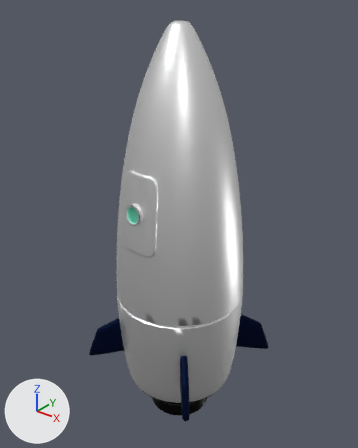
The glTF model public/scenes3d/rocket/rocket.glb as it was, and as the next commit left it.
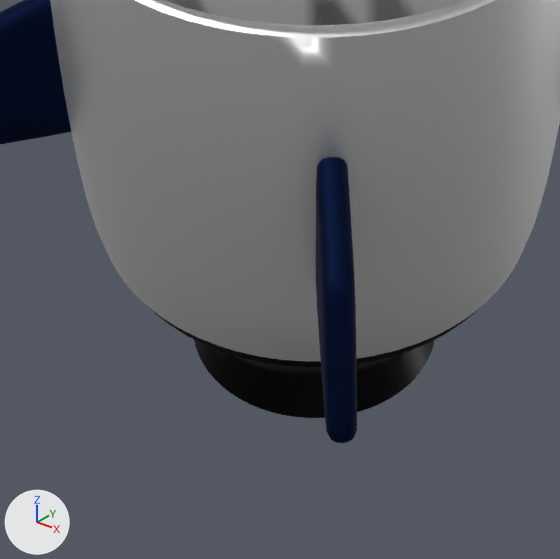
Each version is shown whole from a 50 mm lens placed at (3.56, -4.47, 4.24), pointed at (-0.09, 0.09, 1.42), then close up on the part from 30% to 66% of the width and 72% to 100% of the height. Arrows for +X, +Y and +Z are at lower left; the lights stay in place. Where no turn or scale is listed for an object, it has been applied to the vertices. Vertices at the same position are counted once.

The first close-up shows 'Rocket body', 'Rocket fin'.
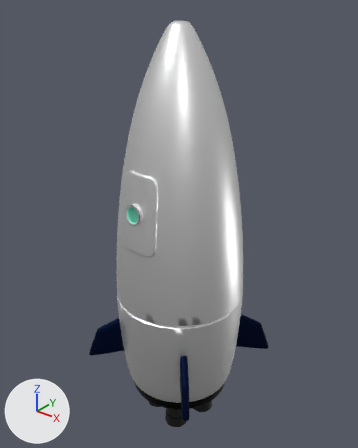
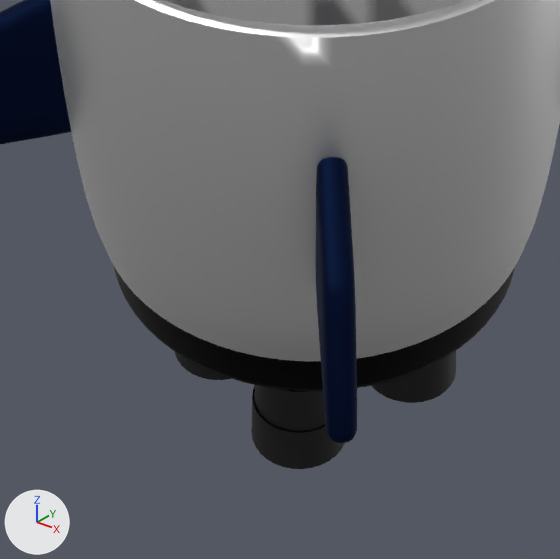
Boxes [x1, y1, x2, y2] around the edits, measured in the close-ups (560 x 559 px):
'Rocket body', reshaped
    before: [50, 0, 560, 418]
    after: [50, 0, 560, 391]
'Rocket engine c', added (black)
    after: [251, 385, 345, 469]
'Rocket engine a', added (black)
    after: [372, 351, 456, 403]
'Rocket engine b', added (black)
    after: [175, 352, 231, 380]
part 1 of me_cube_002, cut back
    before: [151, 309, 477, 418]
    after: [114, 267, 515, 391]

What changed in the scene script:
```text
Add mat_material_001:
    mat_material_001 = principled_material('Material.001')
    mat_material_001.base_color = (0.0, 0.0, 0.0)  # black #000000
Change me_cube_002:
    used by ob_rocket_body; location = (0.0, 0.0, 0.125)
    remove me_cube_002.from_pydata(...)  # 7457 vertices, 13928 faces; spans x -0.85..0.85, y -0.85..0.85, z -1.54..3.76
    add me_cube_002.from_pydata(...)  # 5507 vertices, 10472 faces; spans x -0.85..0.85, y -0.85..0.85, z -1.14..3.76
    me_cube_002 part 1: 78 vertices moved from x -0.69..0.69, y -0.69..0.69, z -1.04..-1.02 to x -0.69..0.69, y -0.69..0.69, z -1.14..-1.12; 2064 vertices removed from x -0.69..0.68, y -0.67..0.69, z -1.54..-1.04; 114 vertices added at x -0.69..0.68, y -0.67..0.69, z -1.14
Add me_cylinder:
    me_cylinder.from_pydata(...)  # 352 vertices, 700 faces; spans x -0.245..0.245, y -0.245..0.245, z -1.936..-0.967
    me_cylinder.materials.append(mat_material_001)  # black #000000
Add ob_rocket_engine_c:
    ob_rocket_engine_c = bpy.data.objects.new('Rocket engine c', me_cylinder)
    ob_rocket_engine_c.parent = ob_rocket_transform
    ob_rocket_engine_c.location = (0.184, -0.283, -0.28)
    ob_rocket_engine_c.rotation_euler = (0.0, 0.0, -0.995)  # degrees (0, 0, -57)
    ob_rocket_engine_c.scale = (0.662, 0.662, 0.662)
Add ob_rocket_engine_b:
    ob_rocket_engine_b = bpy.data.objects.new('Rocket engine b', me_cylinder)
    ob_rocket_engine_b.parent = ob_rocket_transform
    ob_rocket_engine_b.location = (-0.283, -0.184, -0.28)
    ob_rocket_engine_b.rotation_euler = (0.0, 0.0, -0.995)  # degrees (0, 0, -57)
    ob_rocket_engine_b.scale = (0.662, 0.662, 0.662)
Add ob_rocket_engine_a:
    ob_rocket_engine_a = bpy.data.objects.new('Rocket engine a', me_cylinder)
    ob_rocket_engine_a.parent = ob_rocket_transform
    ob_rocket_engine_a.location = (0.283, 0.184, -0.28)
    ob_rocket_engine_a.rotation_euler = (0.0, 0.0, -0.995)  # degrees (0, 0, -57)
    ob_rocket_engine_a.scale = (0.662, 0.662, 0.662)
```
